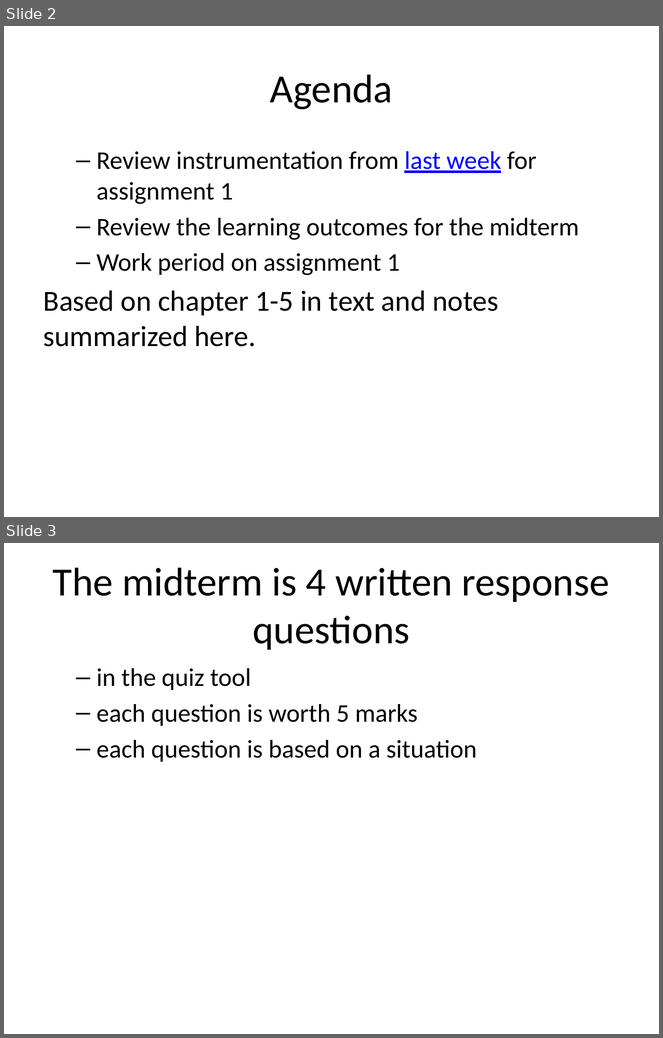
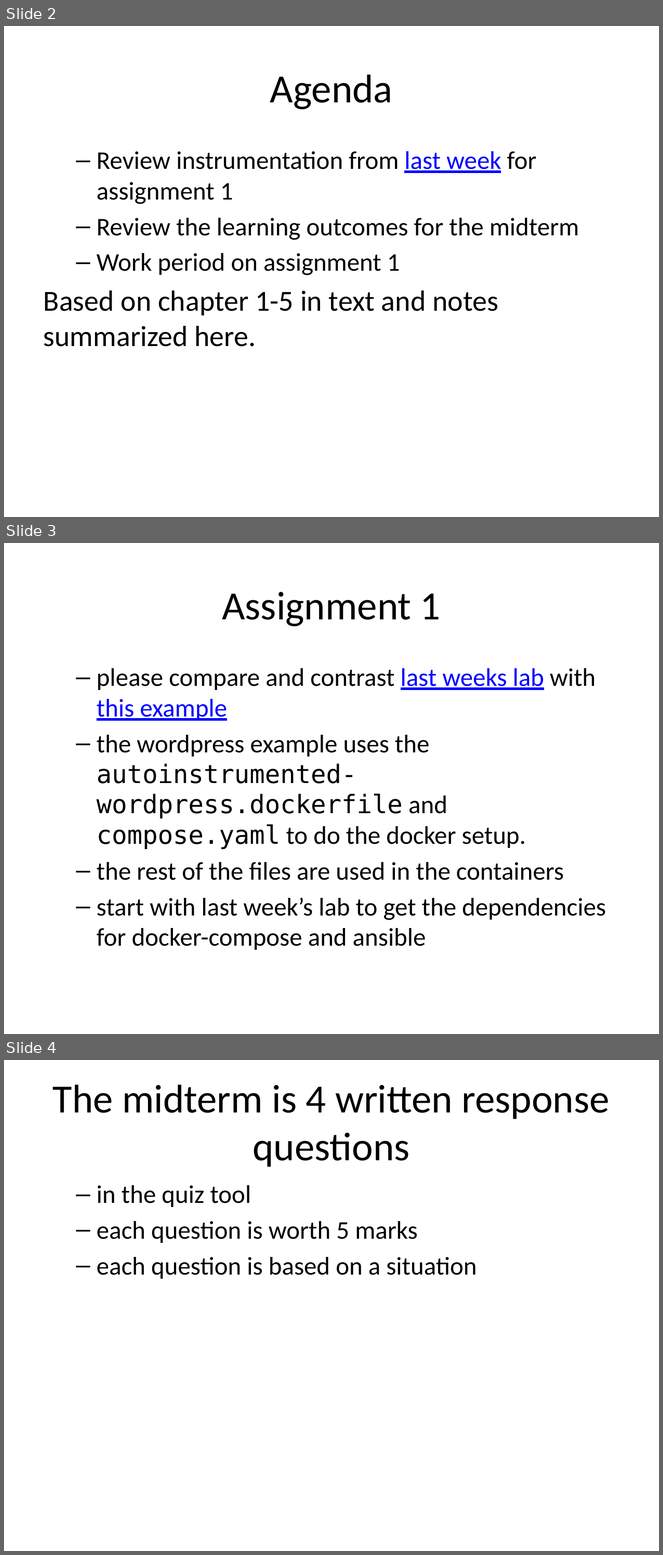
Before and after one commit to rhildred/INFO8985, a slide deck: monolith_analysis/slides.pptx. Shown one above the other, each under a label of ours: slides 2 and 3 before the commit, slides 2, 3 and 4 after it. The pictures are 663x1038 and 663x1555 pixels, drawn with LibreOffice and Linux fonts; fonts in the diff are those of the drawing. Boxes give left, top, right and bottom in pixels: in the first picture for what was removed or moved away, otherwise in the second. Text is boxed around its words. In the diff, an @@ line names an element or a change of style, - is before the commit and + after.

```diff
--- a/monolith_analysis/slides.pptx
+++ b/monolith_analysis/slides.pptx
@@ slide 3 added at (x1=4, y1=543, x2=659, y2=1034), background #FFFFFF @@
@@ title added at (x1=222, y1=592, x2=441, y2=627), 44 pt, text #000000 @@
+Assignment 1
@@ text added at (x1=97, y1=668, x2=606, y2=950), 28 pt, text #000000 @@
+  – please compare and contrast last weeks lab with this example
+  – the wordpress example uses the autoinstrumented-wordpress.dockerfile and compose.yaml to do the docker setup.
+  – the rest of the files are used in the containers
+  – start with last week’s lab to get the dependencies for docker-compose and ansible
@@ what was slide 3 is now slide 4 @@
```
Also in this commit, not shown: 13 other files.
